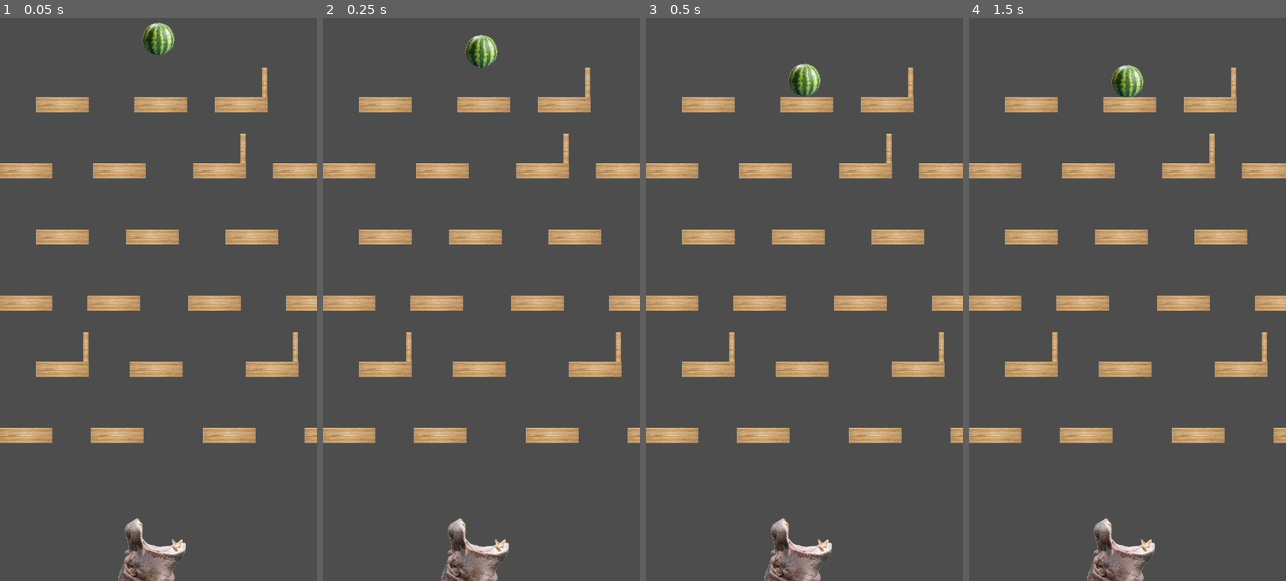
Above: before the commit, frames 1-4 (left to right).
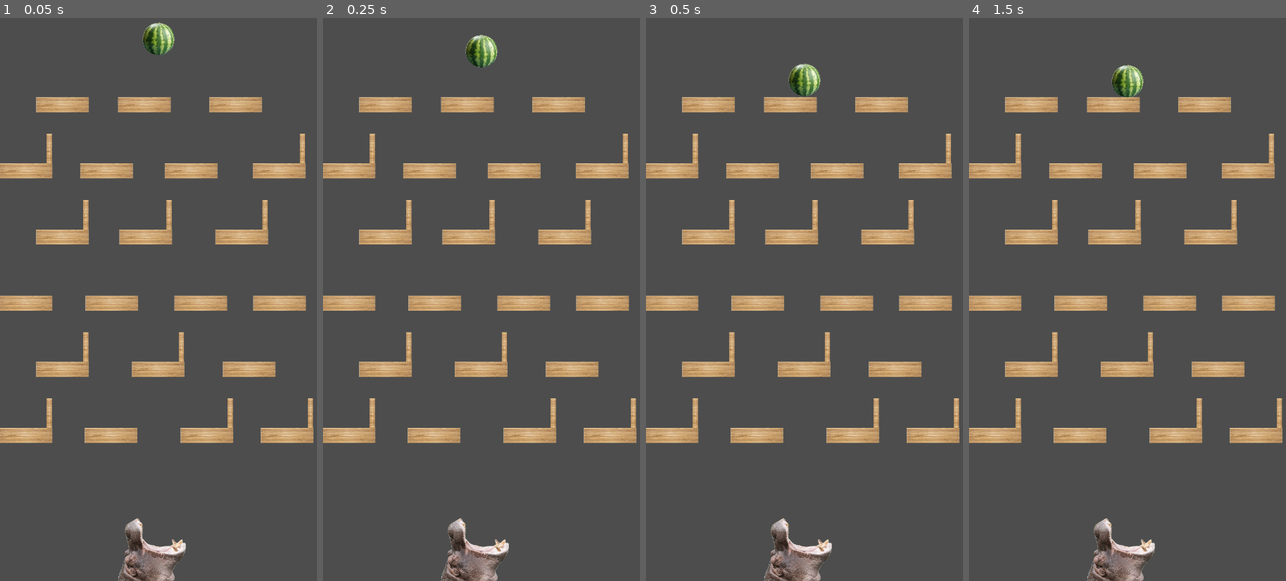
Above: after the commit, the same moments.

Repository: codemonsters/macaronigate
Game: Godot game, scene res://minigames/happyhippo/main.tscn
The game is run twice, just before and just after one commit, with the same random seed, the same clock (stepped at 60 frames per second) and the same inputs. This scene is started directly instead of the project's main scene.
Inputs (mouse positions are in pixels of both pictures, inside the frame that each line leads up to):
- Up to frame 1 (0.05 s): no input
- Up to frame 2 (0.25 s): no input
- Up to frame 3 (0.5 s): no input
- Up to frame 4 (1.5 s): move the mouse to (1197, 271) at 0.52 s; hold Right (ui_right) 0.53-1.28 s; click (1197, 271) at 0.67 s; tap Enter at 1.25 s; move the mouse to (1064, 327) at 1.27 s; hold Down (ui_down) from 1.28 s (still down)

The runs differ from the first frame. In frame 1, 5.5% of the frame differs, in the area x 14-100%, y 8-76%; in frame 2, 5.5%; in frame 3, 5.5%; in frame 4, 5.5%.

Commit message:
Asegurada ruta posible y añadido giroscopio

Diff:
--- a/src/minigames/happyhippo/main.gd
+++ b/src/minigames/happyhippo/main.gd
@@ -5,7 +5,10 @@
 var separacion = 100
 var num_plataformas
 var distancia
-
+var direction = Vector2(0,1)
+var angulo = 0
+var filas = 6
+var madera_anterior
 
 
 # Called when the node enters the scene tree for the first time.
@@ -14,17 +17,29 @@
 	num_plataformas = 720/(118+separacion)
 	num_plataformas = round(num_plataformas)
 	distancia = (720 - (118*num_plataformas+separacion*(num_plataformas-1)))/2
-	for y in range(6):
+	for y in range(filas):
 		for x in range(num_plataformas+y%2):
 			var madera2 = madera.instantiate()
 			add_child(madera2)
-			madera2.position=Vector2((distancia)*((y+1)%2)+59+(2*59+separacion+(randi() % 41 - 20))*x,200+150*y)
-			if randi()%3 == 0:
+			if y == filas-1 and x == num_plataformas+y%2-2:
+				madera2.position=Vector2(2*59+separacion+madera_anterior,200+150*y)
+			elif x == 0:
+				madera2.position=Vector2((distancia)*((y+1)%2)+59,200+150*y)
+			else:
+				madera2.position=Vector2(2*59+separacion+(randi() % 41 - 40)+madera_anterior,200+150*y)
+			if randi()%3 == 0 and y > 0:
 				var pared2 = pared.instantiate()
 				add_child(pared2)
 				pared2.position=madera2.position+Vector2(53,-50)
+			madera_anterior = madera2.position.x
 
 
 # Called every frame. 'delta' is the elapsed time since the previous frame.
 func _process(delta):
-	PhysicsServer2D.area_set_param(get_world_2d().space, PhysicsServer2D.AREA_PARAM_GRAVITY_VECTOR, $watermelon.direction)
+	angulo += Input.get_gyroscope().x*delta
+	if angulo > 3.14/2:
+		angulo = 3.14/2
+	elif angulo < -3.14/2:
+		angulo = -3.14/2
+	direction = Vector2(sin(angulo),cos(angulo))
+	PhysicsServer2D.area_set_param(get_world_2d().space, PhysicsServer2D.AREA_PARAM_GRAVITY_VECTOR, direction)
--- a/src/minigames/happyhippo/watermelon.gd
+++ b/src/minigames/happyhippo/watermelon.gd
@@ -1,6 +1,4 @@
 extends Node2D
-var direction = Vector2(0,1)
-var angulo = 0
 
 # Called when the node enters the scene tree for the first time.
 func _ready():
@@ -9,4 +7,4 @@
 
 # Called every frame. 'delta' is the elapsed time since the previous frame.
 func _process(delta):
-	direction = Vector2(sin(angulo),cos(angulo))
+	pass
--- a/src/minigames/happyhippo/watermelon.tscn
+++ b/src/minigames/happyhippo/watermelon.tscn
@@ -1,6 +1,5 @@
-[gd_scene load_steps=5 format=3 uid="uid://bvpnrwu51kssf"]
+[gd_scene load_steps=4 format=3 uid="uid://bvpnrwu51kssf"]
 
-[ext_resource type="Script" path="res://minigames/happyhippo/watermelon.gd" id="1_tnkn8"]
 [ext_resource type="Texture2D" uid="uid://d3iy22ovvttfm" path="res://minigames/happyhippo/watermelon.png" id="1_vwwm7"]
 
 [sub_resource type="PhysicsMaterial" id="PhysicsMaterial_bccc3"]
@@ -10,7 +9,6 @@
 radius = 36.5
 
 [node name="watermelon" type="Node2D"]
-script = ExtResource("1_tnkn8")
 
 [node name="RigidBody2D" type="RigidBody2D" parent="."]
 mass = 3.5
